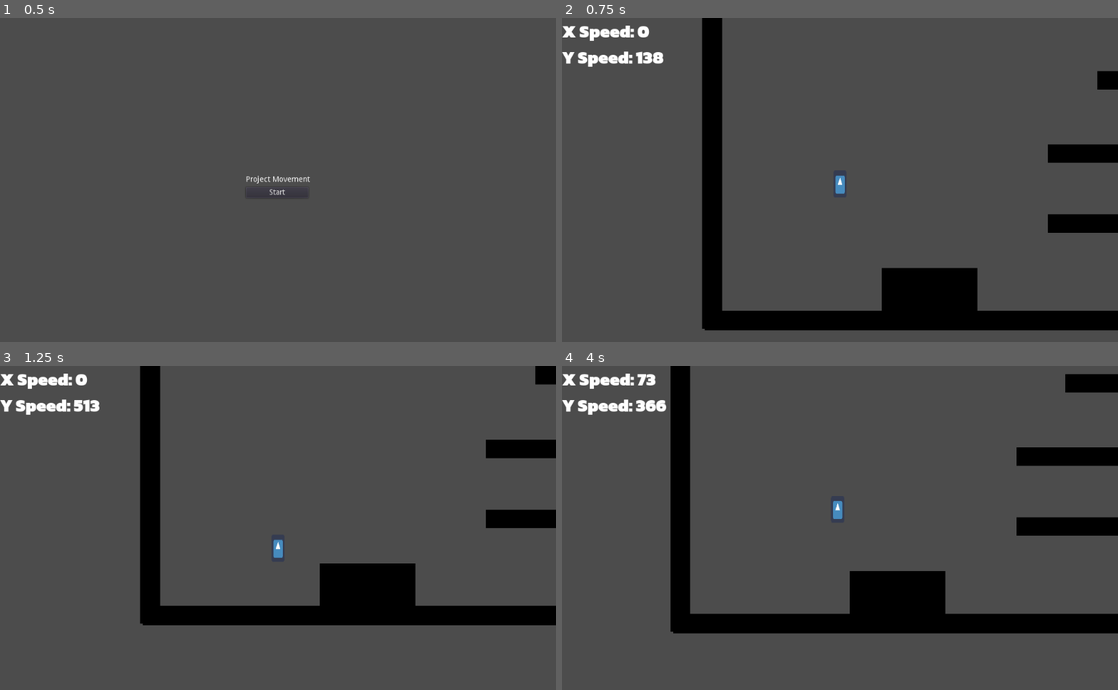
Above: before the commit, frames 1-4 (two rows, left to right).
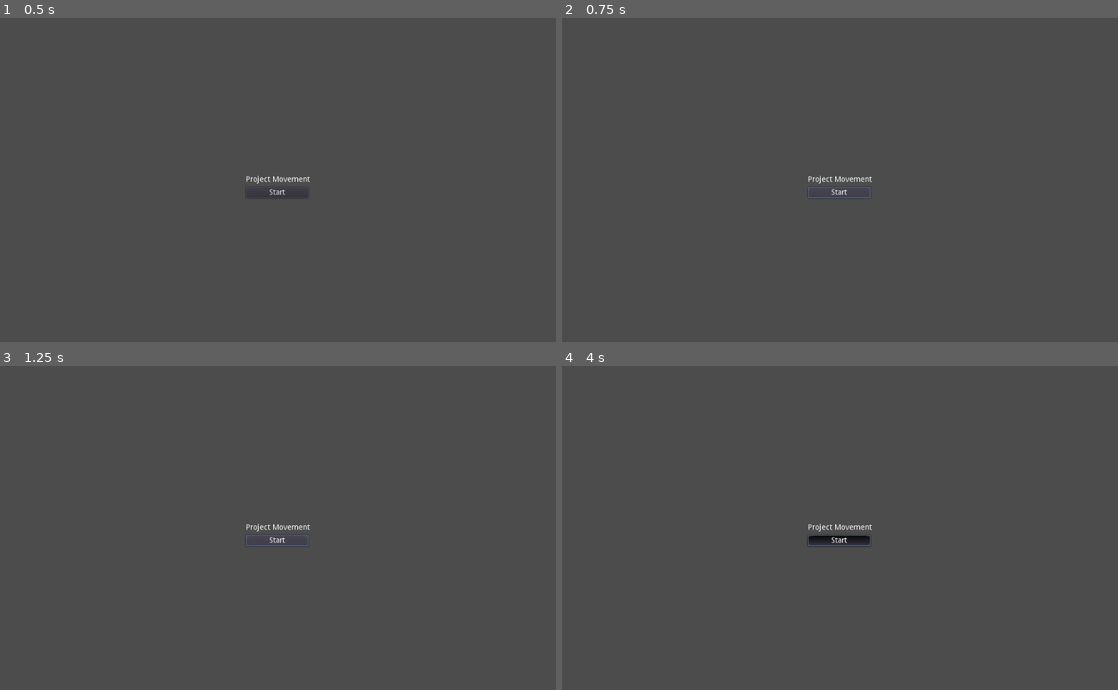
Above: after the commit, the same moments.

Repository: Project-Movement/Project-Movement
Game: Godot game, scene res://Scenes/TitleScreen.tscn
Two runs of this game, one before a commit and one after it. Both use one fixed random seed, a clock stepped at 60 frames per second and the inputs below. This scene is started directly instead of the project's main scene. The engine's default icon, where the game draws it, is replaced by a stand-in: a white triangle on a blue panel in a dark square.
Inputs (mouse positions are in pixels of both pictures, inside the frame that each line leads up to):
- Up to frame 1 (0.5 s): no input
- Up to frame 2 (0.75 s): click "Start" at 0.5 s
- Up to frame 3 (1.25 s): no input
- Up to frame 4 (4 s): click (840, 540) at 1.25 s, where only the run after the commit has a clickable "Start"; tap Enter at 2 s; move the mouse to (962, 511) at 2.02 s; hold Space (jump) 2.03-2.78 s; hold D (right) 2.03-3.53 s; tap W (airjump, bound only before the commit) at 2.1, 2.27, 2.57, 3.02, 3.05, 3.32 s; move the mouse to (728, 544) at 2.77 s; tap Space (jump) at 2.85 s; move the mouse to (895, 456) at 3.52 s; hold A (left) from 3.53 s (still down); hold Space (jump) from 3.53 s (still down); tap Shift (dash) at 3.6 s

Frame 1 is identical in both runs. In frame 2, 13% of the frame differs, in the area x 0-100%, y 0-97%; in frame 3, 12%; in frame 4, 14%, in the area x 0-100%, y 0-83%.
Error before the commit: Attempt to call function 'use_ability' in base 'null instance' on a null instance. (res://Scripts/PlayerController.gd:80)
Error after the commit: Parse Error: Can't preload resource at path: res://Scenes/PlayerTest.tscn (res://Scripts/TitleScreen.gd:3)

Commit message:
Updated changes made to movement by Jason

Diff:
--- a/Scenes/Player.tscn
+++ b/Scenes/Player.tscn
@@ -1,29 +1,32 @@
-[gd_scene load_steps=6 format=2]
+[gd_scene load_steps=7 format=2]
 
-[ext_resource path="res://Scripts/PlayerController.gd" type="Script" id=1]
-[ext_resource path="res://icon.png" type="Texture" id=2]
+[ext_resource path="res://Scripts/PlayerMovement.gd" type="Script" id=1]
+[ext_resource path="res://Resources/icon.png" type="Texture" id=2]
 [ext_resource path="res://Scenes/HUD.tscn" type="PackedScene" id=3]
 [ext_resource path="res://Scripts/HUD.gd" type="Script" id=4]
+
+[sub_resource type="RectangleShape2D" id=2]
+extents = Vector2( 16, 31.5 )
 
 [sub_resource type="RectangleShape2D" id=1]
 extents = Vector2( 15, 31.5 )
 
-[node name="Player" type="Node2D"]
-position = Vector2( 2, -5 )
+[node name="Player" type="Area2D"]
 
-[node name="HUD" parent="." instance=ExtResource( 3 )]
-script = ExtResource( 4 )
+[node name="CollisionShape2D" type="CollisionShape2D" parent="."]
+position = Vector2( 0, -0.5 )
+shape = SubResource( 2 )
 
 [node name="PlayerBody" type="KinematicBody2D" parent="."]
 script = ExtResource( 1 )
 
+[node name="CollisionShape2D" type="CollisionShape2D" parent="PlayerBody"]
+position = Vector2( 0, 0.5 )
+shape = SubResource( 1 )
+
 [node name="Sprite" type="Sprite" parent="PlayerBody"]
 scale = Vector2( 0.5, 1 )
 texture = ExtResource( 2 )
-
-[node name="CollisionShape2D" type="CollisionShape2D" parent="PlayerBody"]
-position = Vector2( 0, 0.5 )
-shape = SubResource( 1 )
 
 [node name="Camera2D" type="Camera2D" parent="PlayerBody"]
 current = true
@@ -31,6 +34,5 @@
 smoothing_enabled = true
 smoothing_speed = 8.0
 
-[node name="JumpTimer" type="Timer" parent="PlayerBody"]
-
-[connection signal="timeout" from="PlayerBody/JumpTimer" to="PlayerBody" method="_on_JumpTimer_timeout"]
+[node name="HUD" parent="." instance=ExtResource( 3 )]
+script = ExtResource( 4 )
--- a/project.godot
+++ b/project.godot
@@ -12,7 +12,7 @@
 
 config/name="ProjectMovement"
 run/main_scene="res://Scenes/PlayerTest.tscn"
-config/icon="res://icon.png"
+config/icon="res://Resources/icon.png"
 
 [gui]
 
@@ -55,9 +55,9 @@
 "events": [ Object(InputEventKey,"resource_local_to_scene":false,"resource_name":"","device":0,"alt":false,"shift":false,"control":false,"meta":false,"command":false,"pressed":false,"scancode":16777237,"physical_scancode":0,"unicode":0,"echo":false,"script":null)
  ]
 }
-airjump={
+attack={
 "deadzone": 0.5,
-"events": [ Object(InputEventKey,"resource_local_to_scene":false,"resource_name":"","device":0,"alt":false,"shift":false,"control":false,"meta":false,"command":false,"pressed":false,"scancode":87,"physical_scancode":0,"unicode":0,"echo":false,"script":null)
+"events": [ Object(InputEventMouseButton,"resource_local_to_scene":false,"resource_name":"","device":0,"alt":false,"shift":false,"control":false,"meta":false,"command":false,"button_mask":0,"position":Vector2( 0, 0 ),"global_position":Vector2( 0, 0 ),"factor":1.0,"button_index":1,"pressed":false,"doubleclick":false,"script":null)
  ]
 }
 
Not shown, removed: icon.png.import
Not shown, added: addons/godot-git-plugin/win64/libgitapi.dll
